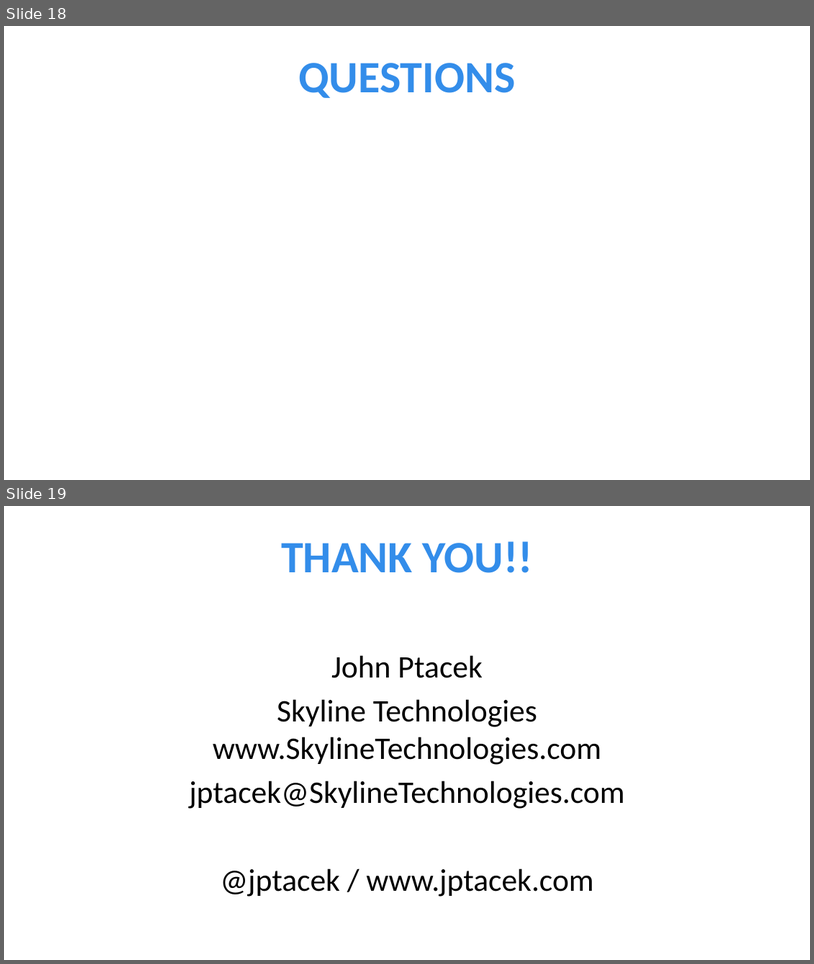
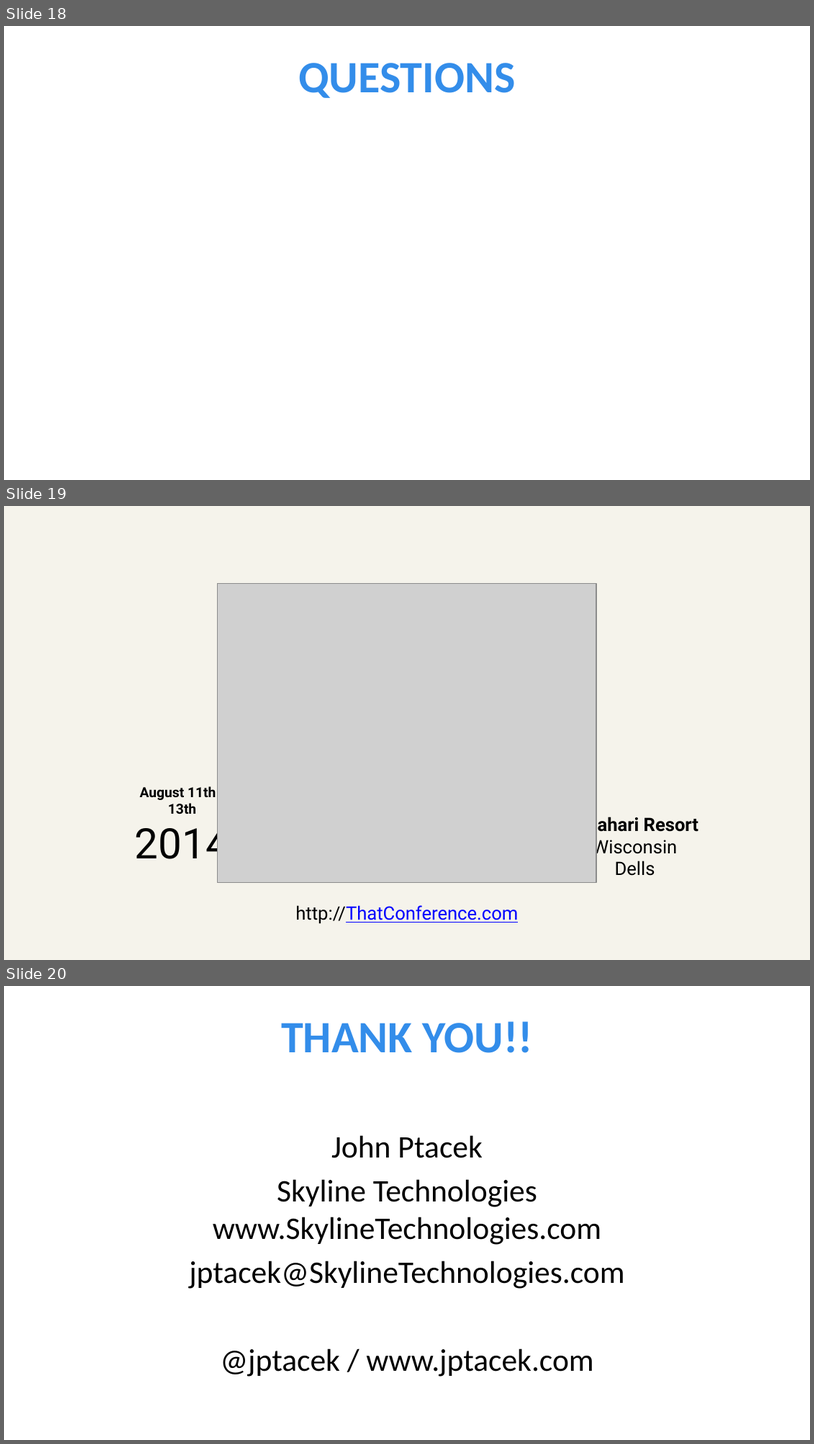
Before and after one commit to jptacek/MadDotNet, a slide deck: PowerPoint/AngularJS.pptx. Shown one above the other, each under a label of ours: slides 18 and 19 before the commit, slides 18, 19 and 20 after it. The pictures are 814x964 and 814x1444 pixels, drawn with LibreOffice and Linux fonts; fonts in the diff are those of the drawing; grey boxes stand for pictures; background and template pictures are left out. Boxes give left, top, right and bottom in pixels: in the first picture for what was removed or moved away, otherwise in the second. Text is boxed around its words. In the diff, an @@ line names an element or a change of style, - is before the commit and + after.

Commit message:
Add updated PowerPoint

```diff
--- a/PowerPoint/AngularJS.pptx
+++ b/PowerPoint/AngularJS.pptx
@@ slide 19 added at <box>4,506,810,960</box>, background #F5F3EB @@
@@ picture added at <box>218,584,597,883</box> @@
@@ title added at <box>135,786,229,869</box>, 12.4 pt, text #000000, bold @@
+August 11th - 13th
+2014
@@ text added at <box>571,813,699,875</box>, 16.5 pt, text #000000, bold @@
+Kalahari Resort
+Wisconsin Dells
@@ free added at <box>242,901,574,931</box>, 16.5 pt, text #0000FF, underline @@
+http://ThatConference.com
@@ what was slide 19 is now slide 20 @@
```
